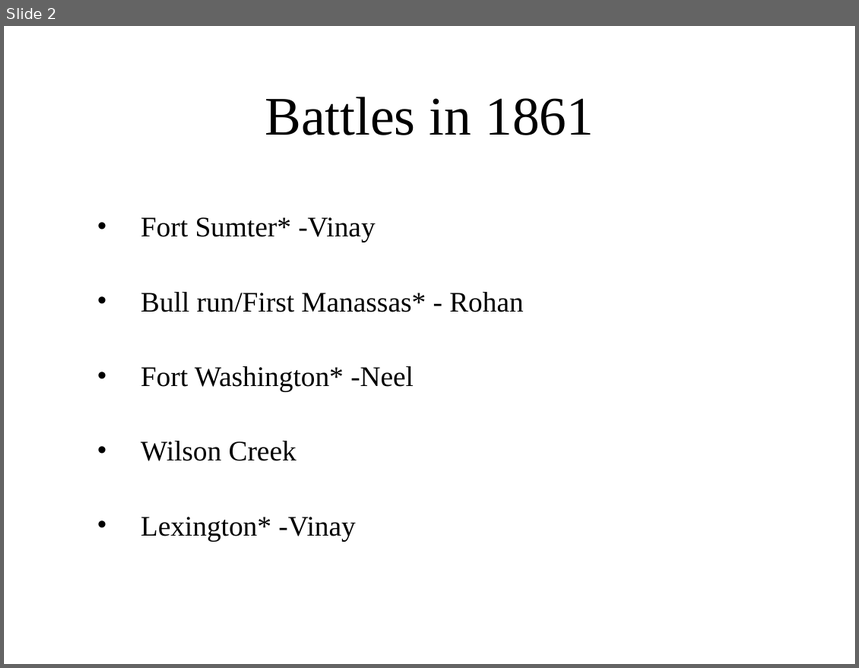
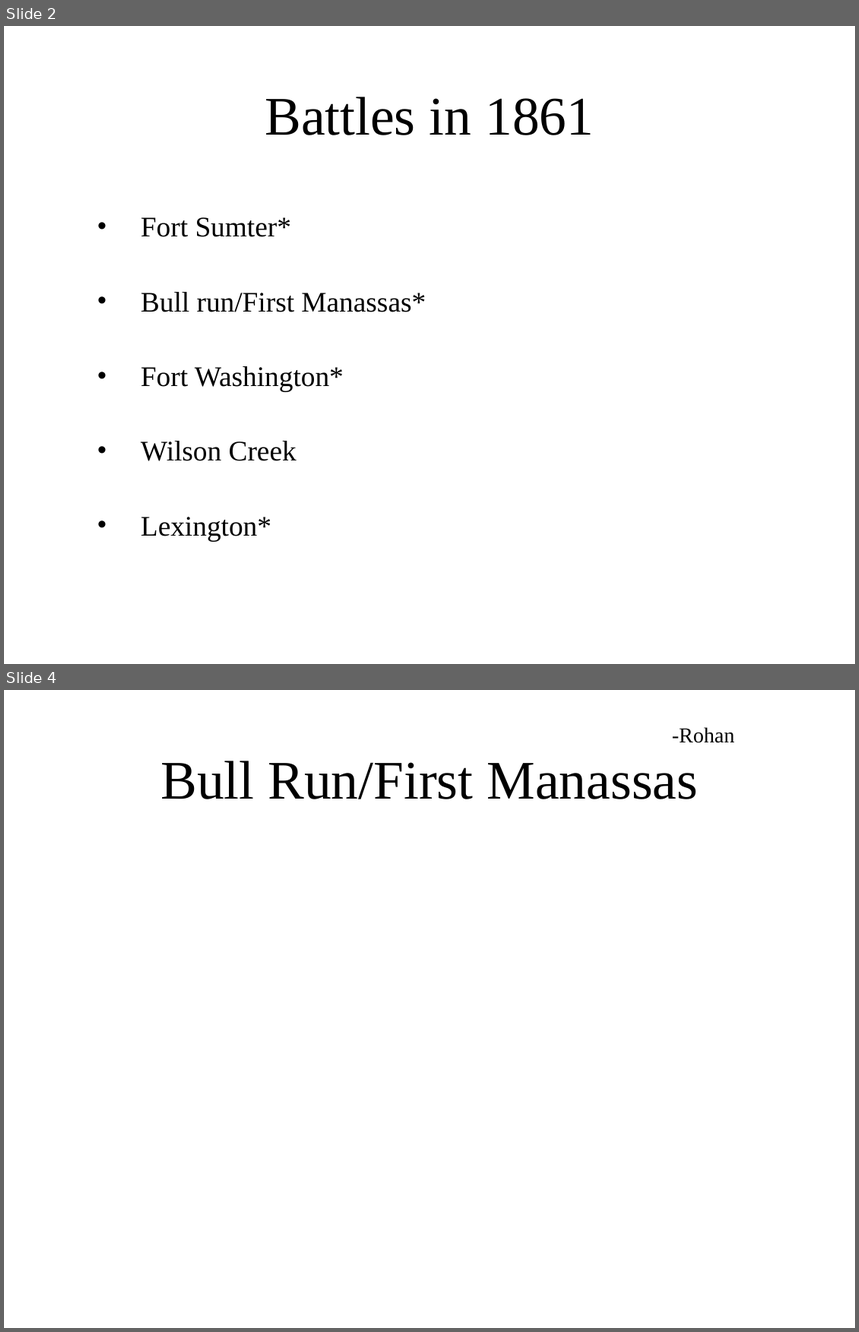
Before and after one commit to ngb3748/SS-Archive-proj, a slide deck: Archive project.pptx. Shown one above the other, each under a label of ours: slide 2 before the commit, slides 2 and 4 after it; the slides between them are not shown. The pictures are 859x668 and 859x1332 pixels, drawn with LibreOffice and Linux fonts; fonts in the diff are those of the drawing; background and template pictures are left out. Boxes give left, top, right and bottom in pixels: in the first picture for what was removed or moved away, otherwise in the second. Text is boxed around its words. In the diff, an @@ line names an element or a change of style, - is before the commit and + after.

```diff
--- a/Archive project.pptx
+++ b/Archive project.pptx
@@ slide 4 added at [4, 690, 855, 1328], background picture (left out) @@
@@ text added at [672, 727, 734, 743], 18 pt, text #000000 @@
+-Rohan
@@ title added at [161, 761, 698, 799], 46 pt, text #000000 @@
+Bull Run/First Manassas
@@ slide 2 changed as well @@
@@ text at [141, 218, 426, 392]: text changed @@
-• Fort Sumter* -Vinay
-• Bull run/First Manassas* - Rohan
-• Fort Washington* -Neel
+• Fort Sumter*
+• Bull run/First Manassas*
+• Fort Washington*
@@ text at [141, 517, 272, 541]: text changed @@
-• Lexington* -Vinay
+• Lexington*
```
Also in this commit, not shown: 4 other slides changed, 23 other slides added.
